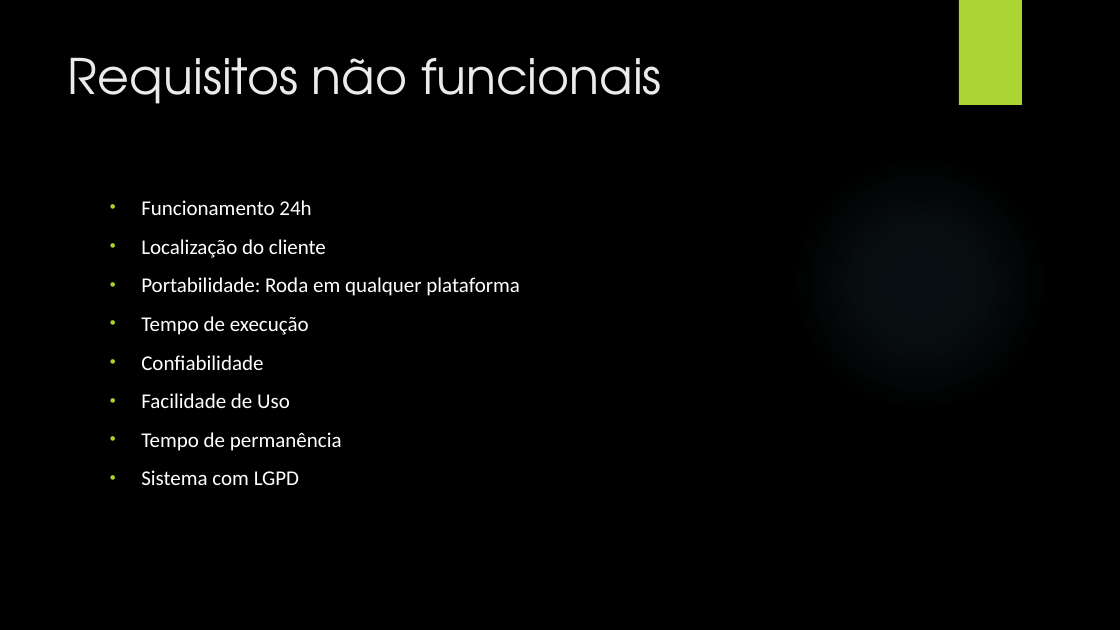
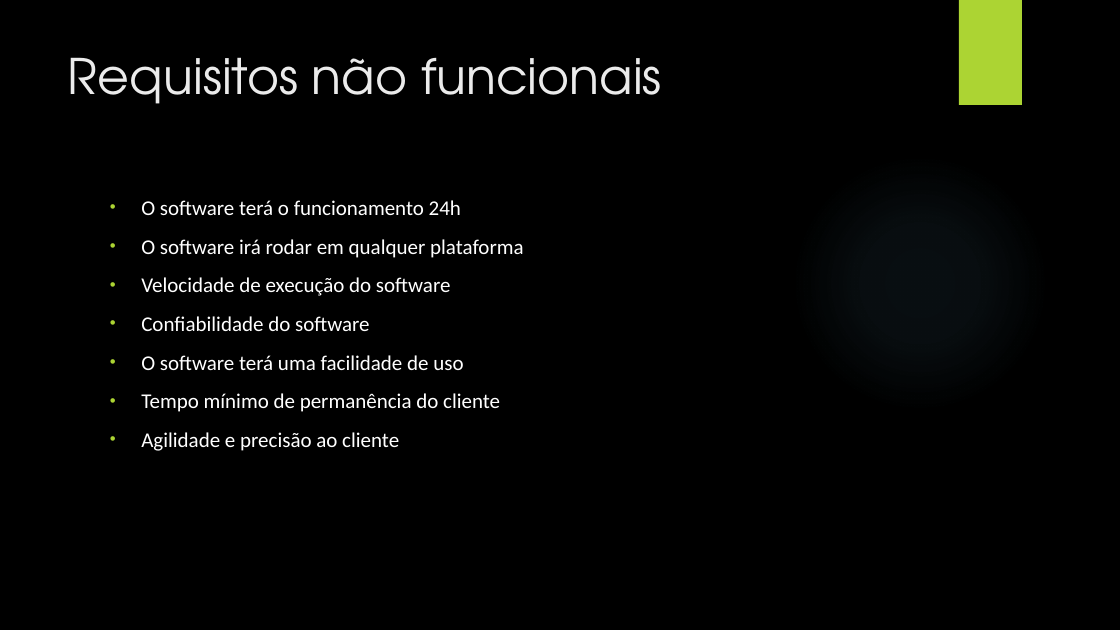
Before and after one commit to HugoDevSouza/Lail-Otimiza-o, a slide deck: slide 5 of Lail Otimização.pptx. Drawn at 1120x630 pixels with LibreOffice and Linux fonts; fonts in the diff are those of the drawing; background and template pictures are left out. Boxes give left, top, right and bottom in pixels: in the first picture for what was removed or moved away, otherwise in the second. Text is boxed around its words. In the diff, an @@ line names an element or a change of style, - is before the commit and + after.

```diff
--- a/Lail Otimização.pptx
+++ b/Lail Otimização.pptx
@@ text at bbox=[141, 200, 524, 451]: text changed @@
-• Funcionamento 24h
-• Localização do cliente
-• Portabilidade: Roda em qualquer plataforma
-• Tempo de execução
-• Confiabilidade
-• Facilidade de Uso
-• Tempo de permanência
-• Sistema com LGPD
+• O software terá o funcionamento 24h
+• O software irá rodar em qualquer plataforma
+• Velocidade de execução do software
+• Confiabilidade do software
+• O software terá uma facilidade de uso
+• Tempo mínimo de permanência do cliente
+• Agilidade e precisão ao cliente
```
Also in this commit, not shown: 1 other slide changed.
